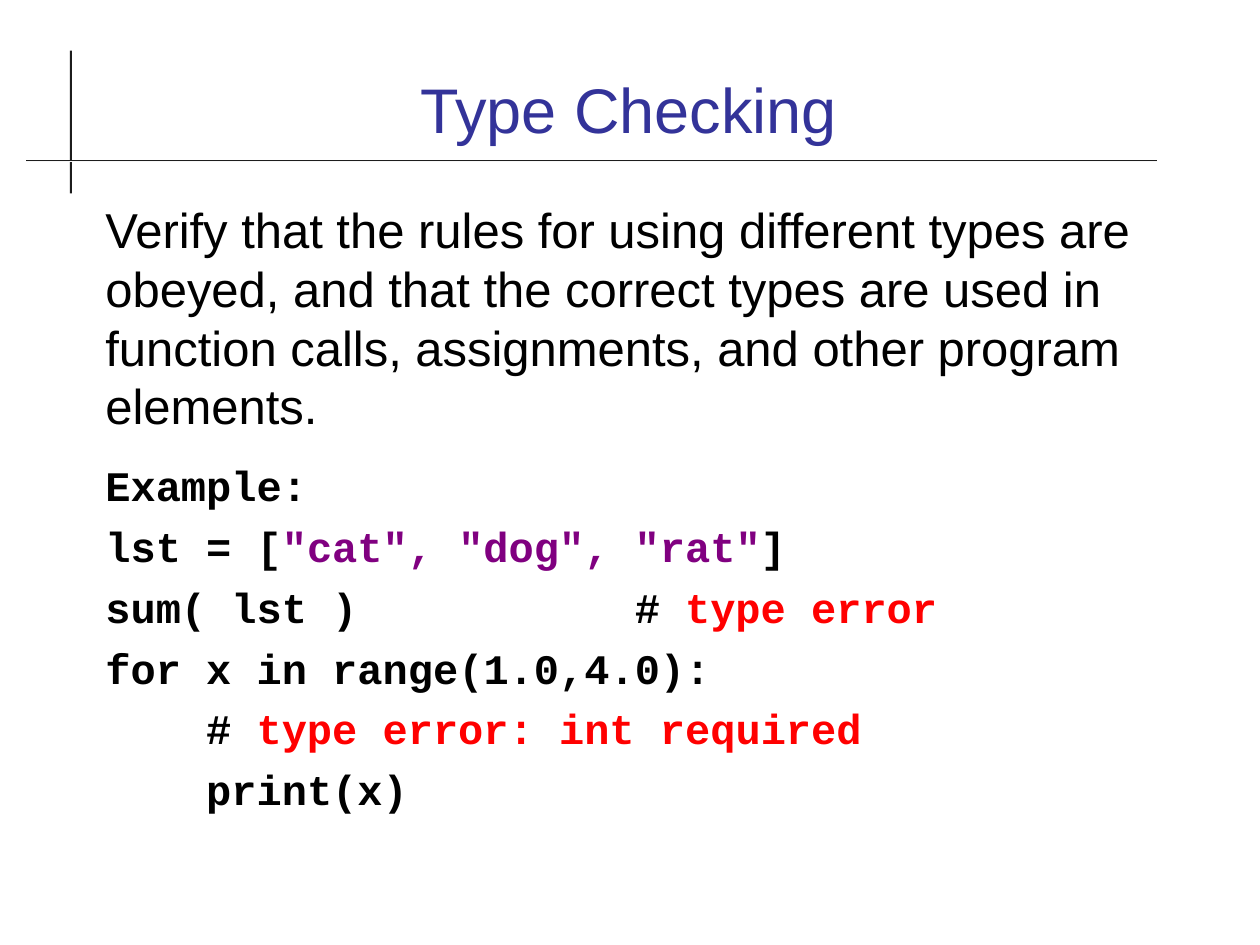
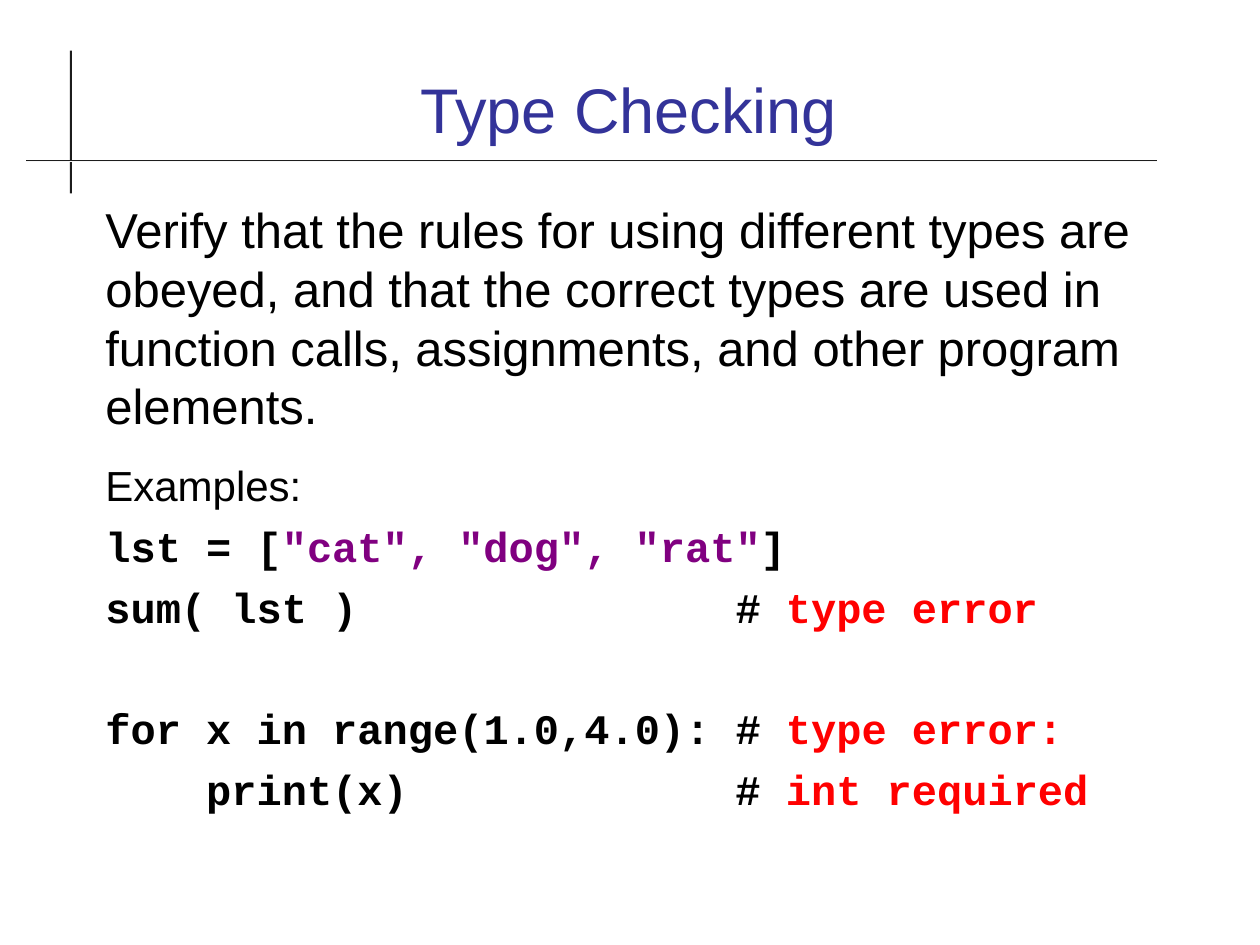
Before and after one commit to cpske/ISP, a slide deck: slide 2 of code-quality/Type-Checking.odp. Drawn at 1260x945 pixels with LibreOffice and Linux fonts; fonts in the diff are those of the drawing. Boxes give left, top, right and bottom in pixels: in the first picture for what was removed or moved away, otherwise in the second. Text is boxed around its words. In the diff, an @@ line names an element or a change of style, - is before the commit and + after.

Commit message:
improve some slides on type checking

```diff
--- a/code-quality/Type-Checking.odp
+++ b/code-quality/Type-Checking.odp
@@ text at bbox=[105, 470, 301, 509]: text changed; font Courier New to Arial; bold off @@
-Example:
+Examples:
@@ text at bbox=[105, 714, 1089, 814]: text changed @@
-for x in range(1.0,4.0):
-# type error: int required
-print(x)
+for x in range(1.0,4.0): # type error:
+print(x) # int required
```
Also in this commit, not shown: 9 other slides changed, 1 other file.
